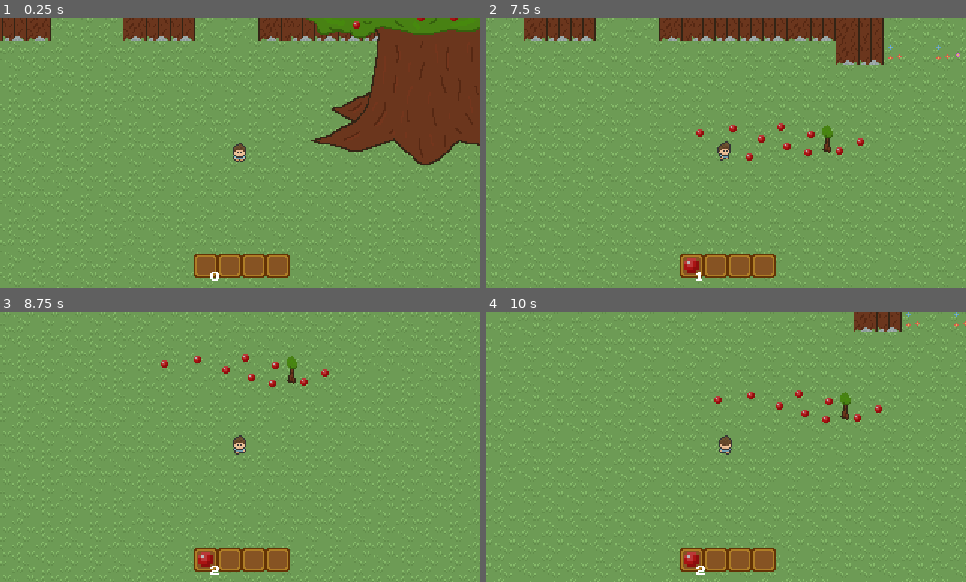
Above: before the commit, frames 1-4 (two rows, left to right).
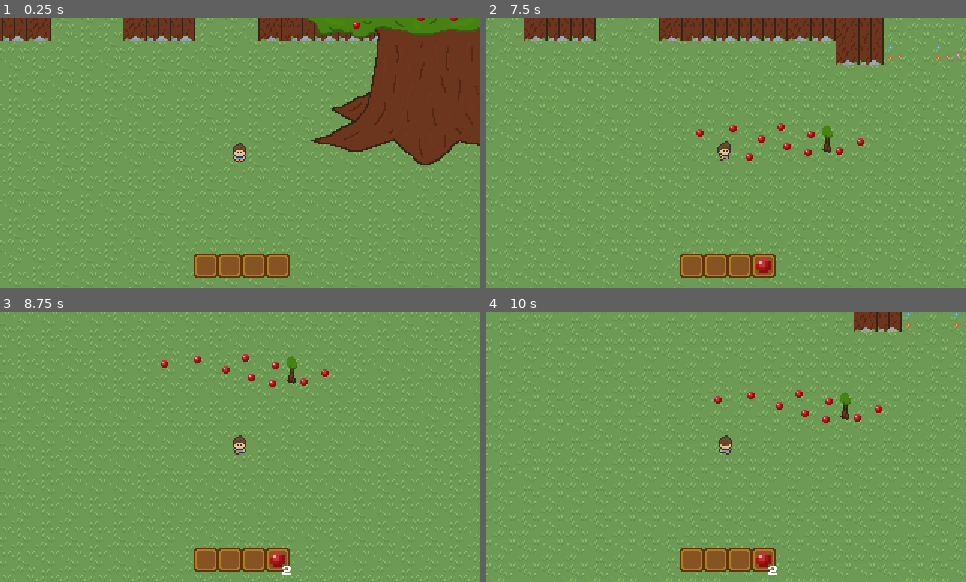
Above: after the commit, the same moments.

Repository: denis0bej/appsters
Game: Godot game, scene res://Scenes/main_scene.tscn
The game is run twice, just before and just after one commit, with the same random seed, the same clock (stepped at 60 frames per second) and the same inputs.
Inputs (mouse positions are in pixels of both pictures, inside the frame that each line leads up to):
- Up to frame 1 (0.25 s): no input
- Up to frame 2 (7.5 s): tap Enter at 0.5 s; move the mouse to (831, 139) at 0.52 s; hold D (walk_right) 0.53-1.28 s; tap E (Interact) at 0.6, 1.35, 2.3, 2.85, 3.6, 4.55, 5.1, 5.85, 6.8, 7.35 s; move the mouse to (630, 166) at 1.27 s; hold S (walk_down) 1.28-2.03 s; move the mouse to (774, 93) at 2.02 s; hold D (walk_right) 2.03-2.78 s; click (774, 93) at 2.1 s; move the mouse to (702, 207) at 2.77 s; hold W (walk_up) 2.78-3.53 s; move the mouse to (870, 193) at 3.52 s; hold A (walk_left) 3.53-5.03 s; move the mouse to (582, 112) at 4.27 s; click (582, 112) at 4.35 s; move the mouse to (750, 153) at 5.02 s; hold S (walk_down) 5.03-5.78 s; move the mouse to (654, 85) at 5.77 s; hold D (walk_right) 5.78-6.53 s; move the mouse to (831, 139) at 6.52 s; hold W (walk_up) 6.53-7.28 s; click (831, 139) at 6.6 s; move the mouse to (630, 166) at 7.27 s; hold D (walk_right) from 7.28 s (still down)
- Up to frame 3 (8.75 s): move the mouse to (288, 387) at 8.02 s; release D (walk_right) at 8.03 s; hold S (walk_down) from 8.03 s (still down); tap E (Interact) at 8.1 s
- Up to frame 4 (10 s): move the mouse to (702, 501) at 8.77 s; release S (walk_down) at 8.78 s; hold A (walk_left) 8.78-9.53 s; click (702, 501) at 8.85 s; tap E (Interact) at 9.05, 9.6 s; move the mouse to (870, 487) at 9.52 s; hold W (walk_up) from 9.53 s (still down)

The runs differ from the first frame. In frame 1, less than 0.1% of the frame differs, in the area x 43-46%, y 94-98%; in frame 2, 0.3%; in frame 3, 0.4%, in the area x 41-61%, y 88-98%; in frame 4, 0.4%.

Commit message:
better inventory

Diff:
--- a/Scenes/Inventory.tscn
+++ b/Scenes/Inventory.tscn
@@ -40,7 +40,6 @@
 offset_bottom = 33.5
 scale = Vector2(2.5, 2.5)
 theme_override_fonts/font = ExtResource("3_4v8qb")
-text = "0	"
 
 [node name="Slot2" type="TextureRect" parent="."]
 layout_mode = 0
@@ -51,8 +50,20 @@
 
 [node name="Item2" type="TextureRect" parent="Slot2"]
 layout_mode = 0
-offset_right = 40.0
-offset_bottom = 40.0
+offset_left = 8.0
+offset_top = 8.0
+offset_right = 33.0
+offset_bottom = 32.0
+
+[node name="Label2" type="Label" parent="Slot2"]
+z_index = 1
+layout_mode = 0
+offset_left = 27.5
+offset_top = 22.5
+offset_right = 42.5
+offset_bottom = 33.5
+scale = Vector2(2.5, 2.5)
+theme_override_fonts/font = ExtResource("3_4v8qb")
 
 [node name="Slot3" type="TextureRect" parent="."]
 layout_mode = 0
@@ -63,8 +74,20 @@
 
 [node name="Item3" type="TextureRect" parent="Slot3"]
 layout_mode = 0
-offset_right = 40.0
-offset_bottom = 40.0
+offset_left = 8.0
+offset_top = 8.0
+offset_right = 32.0
+offset_bottom = 32.0
+
+[node name="Label3" type="Label" parent="Slot3"]
+z_index = 1
+layout_mode = 0
+offset_left = 27.5
+offset_top = 22.5
+offset_right = 42.5
+offset_bottom = 33.5
+scale = Vector2(2.5, 2.5)
+theme_override_fonts/font = ExtResource("3_4v8qb")
 
 [node name="Slot4" type="TextureRect" parent="."]
 layout_mode = 0
@@ -75,5 +98,17 @@
 
 [node name="Item4" type="TextureRect" parent="Slot4"]
 layout_mode = 0
-offset_right = 40.0
-offset_bottom = 40.0
+offset_left = 8.0
+offset_top = 8.0
+offset_right = 33.0
+offset_bottom = 32.0
+
+[node name="Label4" type="Label" parent="Slot4"]
+z_index = 1
+layout_mode = 0
+offset_left = 27.5
+offset_top = 22.5
+offset_right = 42.5
+offset_bottom = 33.5
+scale = Vector2(2.5, 2.5)
+theme_override_fonts/font = ExtResource("3_4v8qb")
--- a/Scripts/inventory.gd
+++ b/Scripts/inventory.gd
@@ -1,12 +1,34 @@
 extends Control
 
+var nr_item:= 0
+var cnt1:= 0
 var cnt2:= 0
+var cnt3:= 0
+var cnt4:= 0
 
 func _ready() -> void:
 	pass
 
 func _physics_process(delta: float) -> void:
-	$Slot1/Label.text = str(cnt2)
 
-func item2_counter() -> void:
-	cnt2 = cnt2 + 1
+	if cnt1 > 1:
+		$Slot1/Label.text = str(cnt1)
+	if cnt2 > 1:
+		$Slot2/Label2.text = str(cnt2)
+	if cnt3 > 1:
+		$Slot3/Label3.text = str(cnt3)
+	if cnt4 > 1:
+		$Slot4/Label4.text = str(cnt4)
+
+func item_counter() -> void:
+	if nr_item == 1:
+		cnt1 = cnt1 + 1
+	elif nr_item == 2:
+		cnt2 = cnt2 + 1
+	elif nr_item == 3:
+		cnt3 = cnt3 + 1
+	elif nr_item == 4:
+		cnt4 = cnt4 + 1
+
+func item_slot(nr) -> void:
+	nr_item = nr
--- a/Scripts/tree.gd
+++ b/Scripts/tree.gd
@@ -68,9 +68,10 @@
 	apple_pickup = false
 
 	var texture:= apple.texture
-	control.get_node("Slot1/Item1").texture = texture
+	control.get_node("Slot4/Item4").texture = texture
 
-	control.item2_counter()
+	control.item_slot(4)
+	control.item_counter()
 
 func _on_apple_area_1_body_entered(body: Node2D) -> void:
 	if body.name.contains("Player"):
